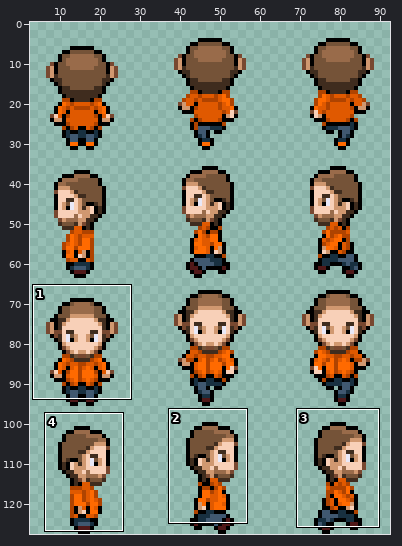
Two versions of one sprite sheet, P3D/Content/Textures/NPC/daniel.png. The picture above shows the old version from afar; the outline marks the close-up.
Close-up. First the earlier version:
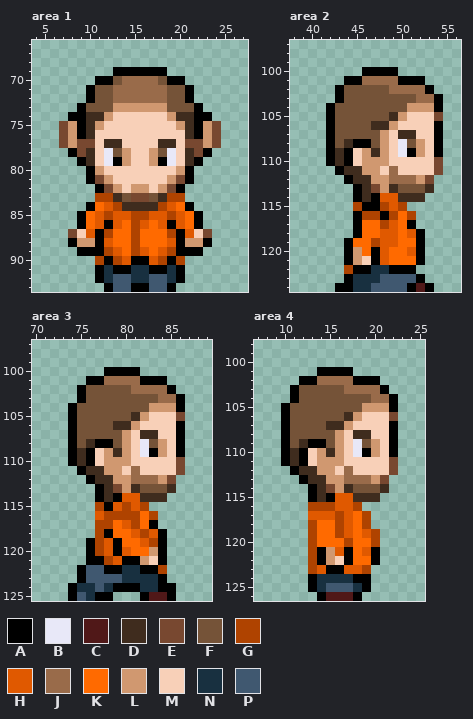
The file is 96x128 pixels. Shown: area 1: x 4..27, y 66..93; area 2: x 38..56, y 97..124; area 3: x 70..89, y 97..125; area 4: x 7..25, y 98..126. The wide view leaves out empty margins. The commit also changed other parts of the picture, which this record leaves out.
Palette (. is transparent): A #000000  B #e8e8f8  C #501818  D #3f2c1e  E #784830  F #755338  G #af4300  H #e05900  J #996b4a  K #ff6a00  L #d09870  M #f8d0b8  N #183040  P #405870
Now the later version:
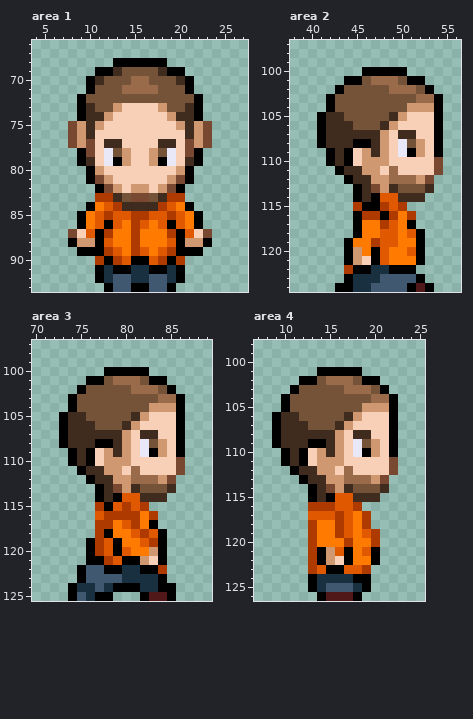
The exact change:
@@ palette @@
-G #af4300
+G #af3a00
-K #ff6a00
+K #ff7a00
--- area 1
@@ x 4..27 @@
 67 ........................
-68 ........................
-69 .........AAAAAA.........
-70 .......AAFJJJJFAA.......
-71 ......AFFJJJJJJFFA......
-72 ......AFFJJJJJJFFA......
-73 .....AFFFLLLLLLFFFA.....
-74 ....AADDLMMMMMMLDDAA....
-75 ...ELADLMMMMMMMMLDALE...
-76 ...ELADMMMMMMMMMMDALE...
-77 ...ELEEMDDMMMMDDMEELE...
-78 ....AEDMBFLMMLFBMDEA....
+68 .........AAAAAA.........
+69 .......AADFFFFDAA.......
+70 ......ADFFFJJFFFDA......
+71 ......AFFFJJJJFFFA......
+72 .....AFFFFFFFFFFFFA.....
+73 .....ADFFLMMMMLFFDA.....
+74 .....ADDLMMMMMMLDDA.....
+75 ....ELDLMMMMMMMMLDLE....
+76 ....ELDMMMMMMMMMMDLE....
+77 ....ELEMDDMMMMDDMELE....
+78 .....AEMBFLMMLFBMEA.....
 79 .....ADMBALMMLABMDA.....
--- area 2
@@ x 38..56 @@
  99 ...................
-100 ........AAAA.......
-101 ......AAJJJJAAA....
-102 .....AFFFFFJJJJA...
-103 .....AFFFFFFFFJJA..
+100 ........AAAAA......
+101 ......AAFJJJFAA....
+102 .....AFFFFFJJJFA...
+103 ....AFFFFFFFFFJJA..
 104 ....AFFFFFFFFLLLA..
-105 ....AFFFFFFDLMMME..
-106 ....AFFFFDDLMMMMA..
-107 ....AFFFFFLMDDMMA..
-108 ....AFDAAFLMBFLMA..
+105 ...ADDFFFFFDLMMMA..
+106 ...ADDDFFFDLMMMMA..
+107 ...ADDDDDDLMDDMMA..
+108 ...ADDDAADLMBFLMA..
 109 ....ADAMLDLMBALMA..
--- area 3
@@ x 70..89 @@
  99 ....................
-100 ........AAAA........
-101 ......AAJJJJAAA.....
-102 .....AFFFFFJJJJA....
-103 .....AFFFFFFFFJJA...
+100 ........AAAAA.......
+101 ......AAFJJJFAA.....
+102 .....AFFFFFJJJFA....
+103 ....AFFFFFFFFFJJA...
 104 ....AFFFFFFFFLLLA...
-105 ....AFFFFFFDLMMME...
-106 ....AFFFFDDLMMMMA...
-107 ....AFFFFFLMDDMMA...
-108 ....AFDAAFLMBFLMA...
+105 ...ADDFFFFFDLMMMA...
+106 ...ADDDFFFDLMMMMA...
+107 ...ADDDDDDLMDDMMA...
+108 ...ADDDAADLMBFLMA...
 109 ....ADAMLDLMBALMA...
--- area 4
@@ x 7..25 @@
 100 ...................
-101 .......AAAA........
-102 .....AAJJJJAAA.....
-103 ....AFFFFFJJJJA....
-104 ....AFFFFFFFFJJA...
+101 .......AAAAA.......
+102 .....AAFJJJFAA.....
+103 ....AFFFFFJJJFA....
+104 ...AFFFFFFFFFJJA...
 105 ...AFFFFFFFFLLLA...
-106 ...AFFFFFFDLMMME...
-107 ...AFFFFDDLMMMMA...
-108 ...AFFFFFLMDDMMA...
-109 ...AFDAAFLMBFLMA...
+106 ..ADDFFFFFDLMMMA...
+107 ..ADDDFFFDLMMMMA...
+108 ..ADDDDDDLMDDMMA...
+109 ..ADDDAADLMBFLMA...
 110 ...ADAMLDLMBALMA...
